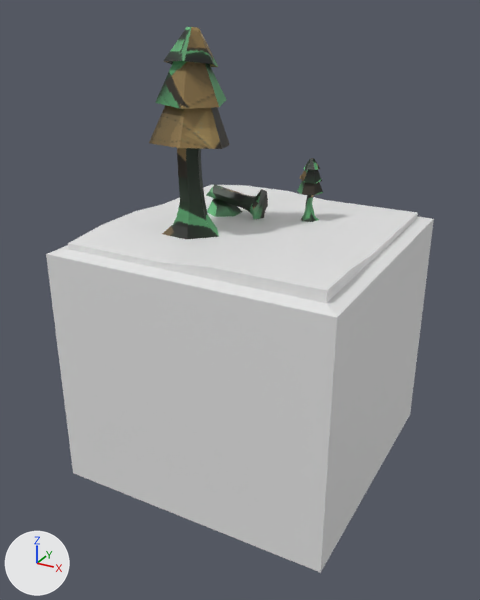
Renders of the FBX model Assets/Imports/Models/Reworked/tile_empty_wood.fbx from each side of a commit.
Both versions are drawn from a 50 mm camera at (0.0412, -0.0792, 0.064) aimed at (-0.0008, -0.003, 0.0259). Every picture has the same lights, and +X, +Y and +Z are marked at lower left. Where no turn or scale is listed for an object, it has been applied to the vertices. Vertices at the same position are counted once.

The first picture shows 'Ground', 'Stone', 'Tile'.
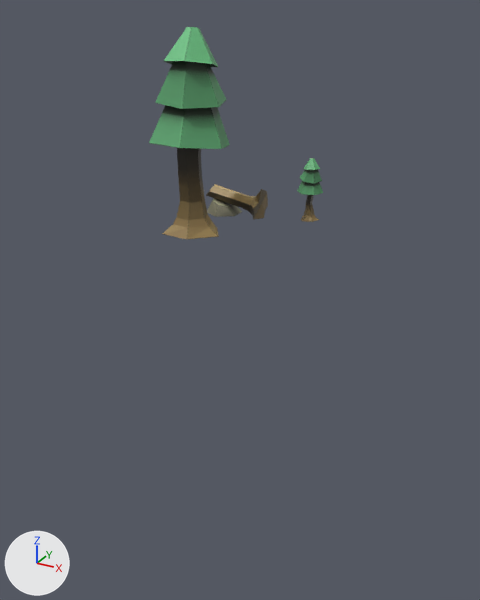
The newer file is also turned or shifted as a whole; pictures and numbers use the older file's frame.

Boxes [x1, y1, x2, y2] around the edits, measured in the pictures (480 x 600 px):
'Tile', deleted
    before: [46, 217, 434, 573]
'Ground', deleted
    before: [68, 184, 418, 303]
part 1 of me_cylinder_017, surface changed
    both: [149, 27, 323, 239]

The change, as a diff of the scene's bpy script:
```diff
--- a/Assets/Imports/Models/Reworked/tile_empty_wood.fbx.py
+++ b/Assets/Imports/Models/Reworked/tile_empty_wood.fbx.py
@@ me_cylinder_017 @@
 me_cylinder_017.from_pydata(...)  # 210 vertices, 210 faces; spans x -0.0108..0.0078, y -0.0124..0.0067, z 0.0366..0.062
 # used by ob_stone; location = (0.0, 0.0, 0.0)
+# me_cylinder_017 part 1: texture (UV) coordinates of 210 of 210 faces, centred in x -0.0089..0.0071, y -0.0103..0.006, z 0.0367..0.0619, changed; they spanned u 0.0..0.99, v 0.0..1.0 and now span u 0.0..1.0, v 0.0..1.0
 me_cylinder_017.materials.append(mat_stone_bright)
@@ ob_ground @@
-ob_ground = bpy.data.objects.new('Ground', me_cube_001)
-ob_ground.location = (0.0, 0.0, 0.0)
@@ ob_tile @@
-ob_tile = bpy.data.objects.new('Tile', me_plane)
-ob_tile.location = (0.0, 0.0, 0.0)
```
